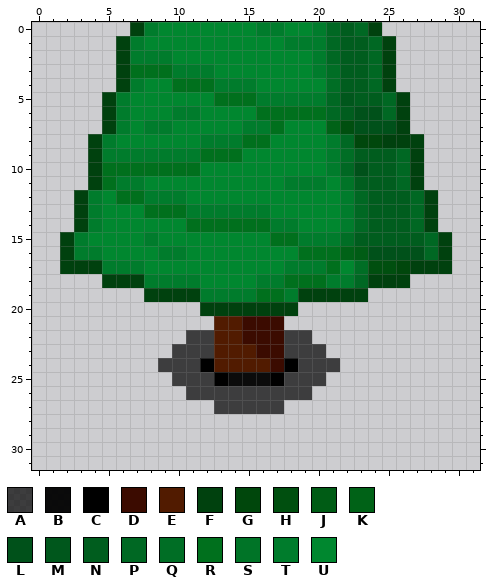
Two states of a pixel-art sprite, Test/res/sprites/tiles/sapin_b.png. The picture above was drawn from the file before the commit.
The file is 32x32 pixels. Colours within 5 levels of each other are drawn and written as one.
Palette (. is transparent): A #000000b3  B #000000f1  C #000000  D #3b0b00  E #511b00  F #00410e  G #00470c  H #004f0f  J #005c15  K #006217  L #00511a  M #00571c  N #005d1e  P #006823  Q #006e25  R #00701d  S #007427  T #007c2c  U #00872f
Pixels before, first column x 2:
 0 .....FTUUUUUUUTTUUTPNPF.....
 1 ....FTUUUUUUUUUUTTTPNNPF....
 2 ....FTTTUUUUUUUUUUTPNNPF....
 3 ....FRRRTTTUUUUUUUTQNNPF....
 4 ....FTUURRRTTTUUUUUQNNPF....
 5 ...FTUUUUUURRRTTTTTPMNNPF...
 6 ...FTUUUTTUUUURRRRRPNLLPF...
 7 ...FTUTTUUUUUTTRUUUKHLLLF...
 8 ..FTUUUUUUTTTRRUUUUTPGGFFF..
 9 ..FTTTTTTTRRRUUUUUUTQNNNPF..
10 ..FRRRRRRRUUUUUUUUUTPLNNPF..
11 ..FRTTUUUUUUUUUUTTTUSNNNPF..
12 .FTURRTTTUUUUUUUUUUUTPNNNPF.
13 .FTUUURRRTTTTTTUUUUUTPNNNPF.
14 .FTUUUUUURRRRRRTTUUUTPNNNPF.
15 FTUUUUTUUUUUUUURRTTTQNNNNNPF
16 FTTUUUUTTUUUUUUUURRRKJLLLLPF
17 FFFTTTUUUUUUUUUUTTTRUQHHGFFF
18 ...FFFTTTTUUUUTTRRRTTPFFF...
19 ......FFFFTTTTRRTFFFFF......
20 ..........FFFFFFF...........
21 ...........EEDDD............
22 .........AAEEDDDAA..........
23 ........AAAEEEDDAAA.........
24 .......AAACEEEEDCAAA........
25 ........AAACBBBCAAA.........
26 .........AAAAAAAAA..........
27 ...........AAAAA............
Once edited:
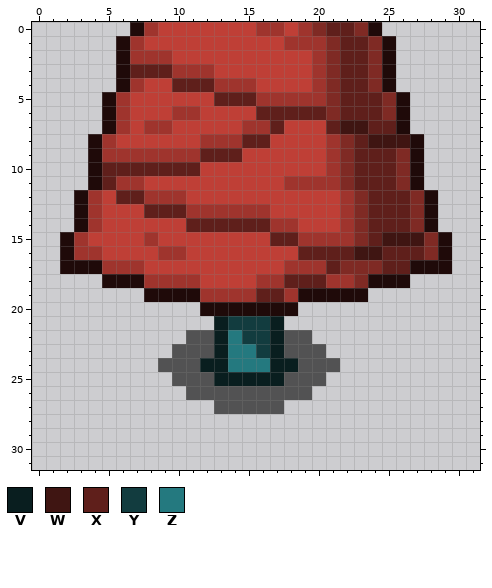
Colours new in this view: V #091e1f  W #3f1512  X #5f1f1b  Y #123c3f  Z #24797f
Difference:
colour A: #000000b3 -> #00000099
colour F: #00410e -> #1f0a09
colour P: #006823 -> #7f2a24
colour T: #007c2c -> #9f342d
colour U: #00872f -> #bf3f36
Changed rows in their new state; - is a pixel that keeps its letter.
first column x 5:
 0 --------------TPXX-----
 1 -----------------XX----
 2 -----------------XX----
 3 --XXX-----------PXX----
 4 -----XXX-------TPXX----
 5 --------XXX------XXX---
 6 -----------XXXXX-XXX---
 7 ------------X---XWWXX--
 8 ----------XX------XWWW-
 9 -------XXX-------PXXX--
10 XXXXXXX-----------XXX--
11 X---------------TPXXX--
12 -XX----------------XXX-
13 ---XXX-------------XXX-
14 ------XXXXXX-------XXX-
15 ------------XX---TPXWWW
16 --------------XXXXWWXXX
17 ----------------XPPPXX-
18 -------------XXX-------
19 -----------XX----------
21 --------VYYYV----------
22 --------VZYYV----------
23 --------VZZYV----------
24 -------VVZZZVV---------
25 --------VVVVV----------
Boxes around the changes in both pictures, in picture pixels (x1, y1, x2, y2):
changed: (60, 22, 452, 414)
